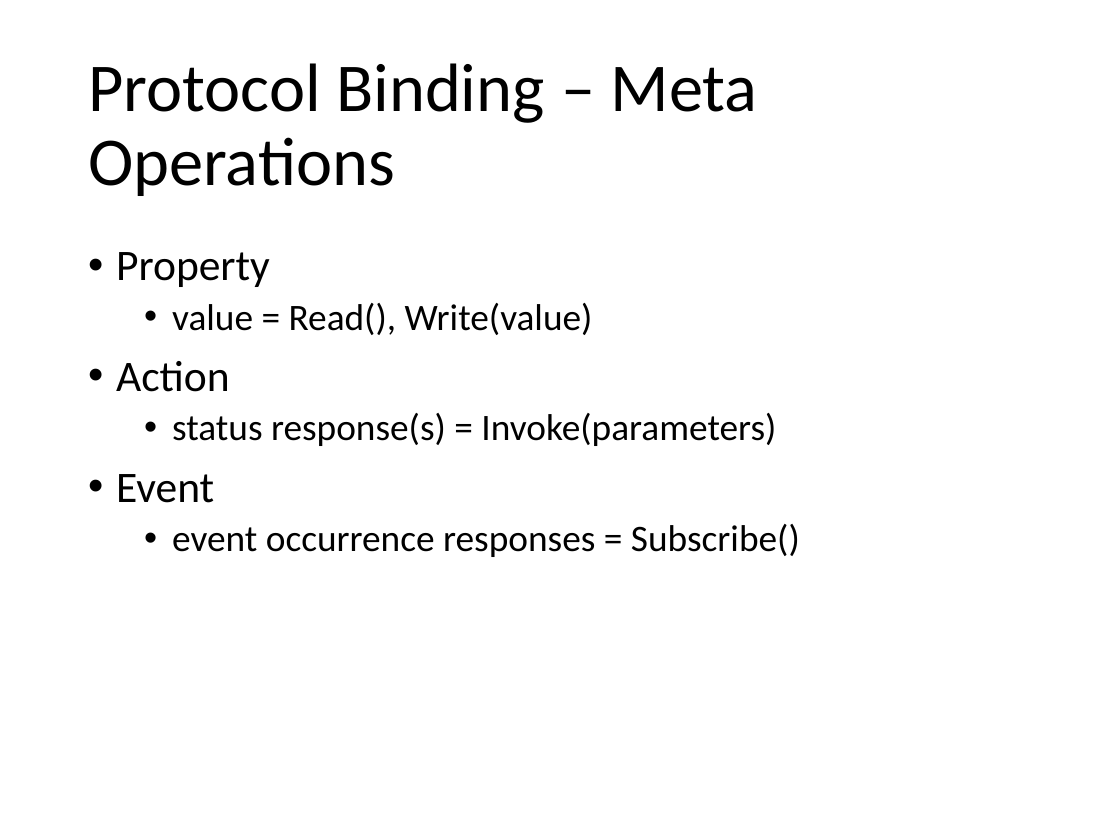
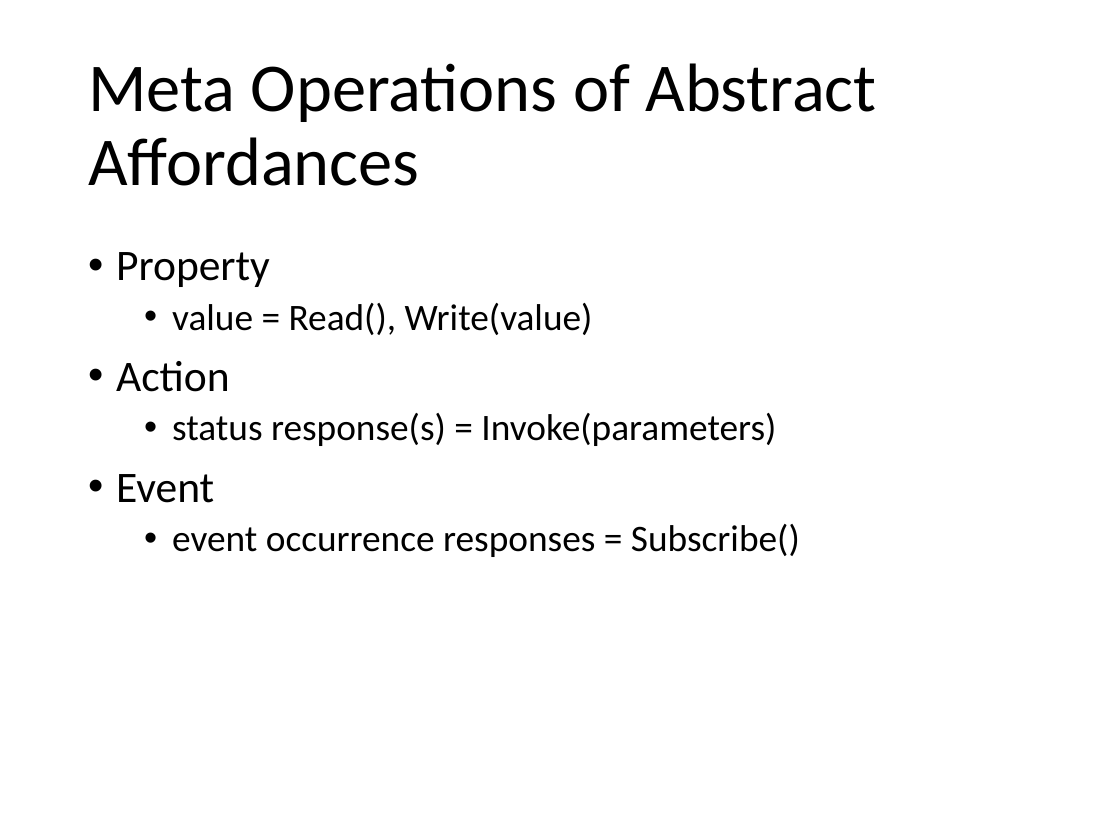
Before and after one commit to t2trg/wishi, a slide deck: slide 3 of slides/ietf106/SemanticProxy.pptx (slide 4 before the commit). Drawn at 1120x840 pixels with LibreOffice and Linux fonts; fonts in the diff are those of the drawing. Boxes give left, top, right and bottom in pixels: in the first picture for what was removed or moved away, otherwise in the second. Text is boxed around its words. In the diff, an @@ line names an element or a change of style, - is before the commit and + after.

```diff
--- a/slides/ietf106/SemanticProxy.pptx
+++ b/slides/ietf106/SemanticProxy.pptx
@@ title at (88, 63, 876, 186): text changed @@
-Protocol Binding – Meta Operations
+Meta Operations of Abstract Affordances
```
Also in this commit, not shown: 9 other slides changed, 2 slides added.
